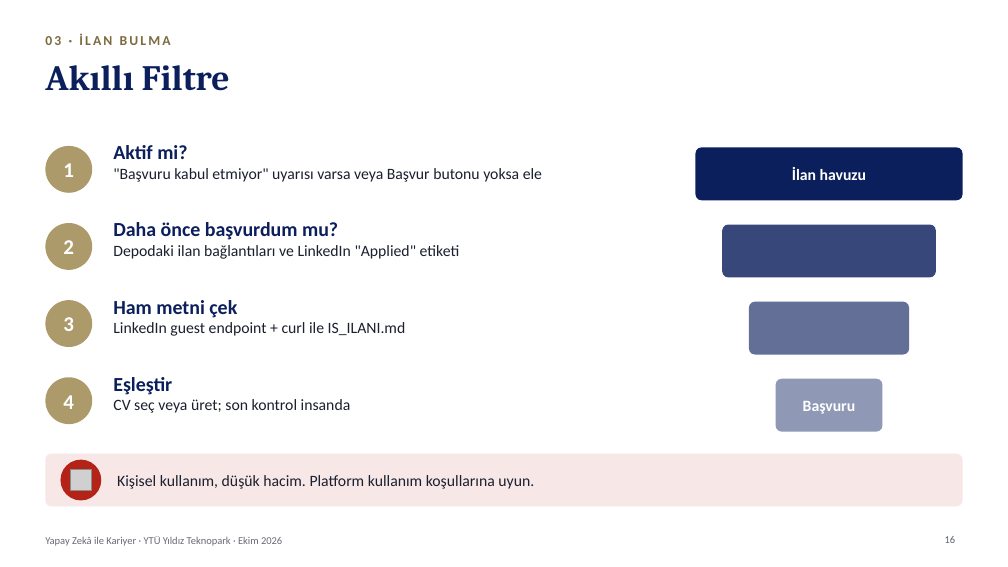
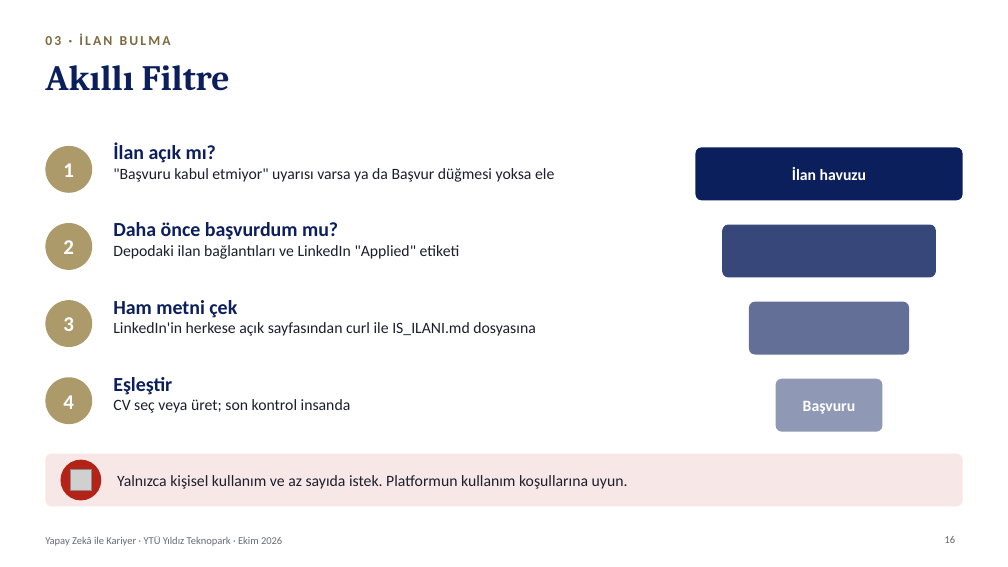
Before and after one commit to kaayra2000/kurslar, a slide deck: slide 16 of sunum/sunum.pptx. Drawn at 1008x567 pixels with LibreOffice and Linux fonts; fonts in the diff are those of the drawing; grey boxes stand for pictures; background and template pictures are left out. Boxes give left, top, right and bottom in pixels: in the first picture for what was removed or moved away, otherwise in the second. Text is boxed around its words. In the diff, an @@ line names an element or a change of style, - is before the commit and + after.

```diff
--- a/sunum/sunum.pptx
+++ b/sunum/sunum.pptx
@@ text at bbox=[113, 143, 554, 182]: text changed @@
-Aktif mi?
-"Başvuru kabul etmiyor" uyarısı varsa veya Başvur butonu yoksa ele
+İlan açık mı?
+"Başvuru kabul etmiyor" uyarısı varsa ya da Başvur düğmesi yoksa ele
@@ text at bbox=[113, 322, 535, 336]: text changed @@
-LinkedIn guest endpoint + curl ile IS_ILANI.md
+LinkedIn'in herkese açık sayfasından curl ile IS_ILANI.md dosyasına
@@ text at bbox=[117, 475, 628, 489]: text changed @@
-Kişisel kullanım, düşük hacim. Platform kullanım koşullarına uyun.
+Yalnızca kişisel kullanım ve az sayıda istek. Platformun kullanım koşullarına uyun.
```
Also in this commit, not shown: 17 other slides changed, 3 other files.
